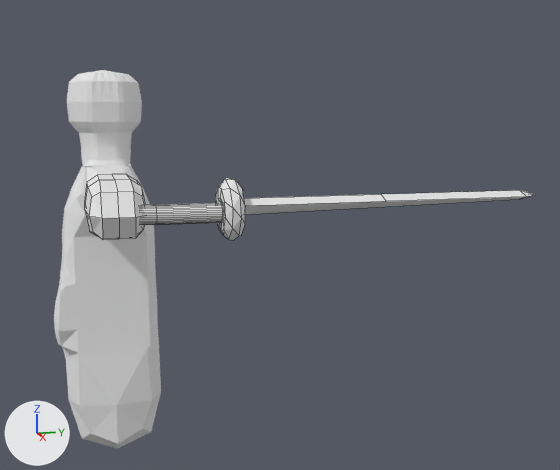
Renders of the Blender file Assets/Models/Player.blend from each side of a commit.
Both versions are drawn from a camera (50 mm lens) standing at (6.4, -5.58, 5.14) and looking at (-4.66, -2.79, 3.39). The axes (+X, +Y, +Z) are drawn at lower left. The lights are the same throughout. Mesh edges are drawn as thin lines on the coarser meshes.

In view in the first picture: 'Player', 'Sword'.
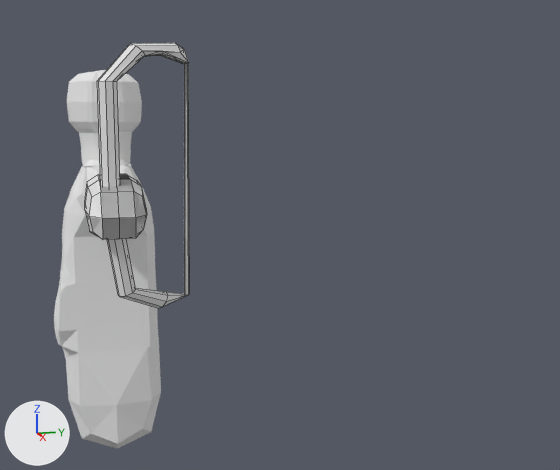
Changed parts and their boxes [x1, y1, x2, y2] in the pictures (560 x 470 px):
'Sword', hidden: before [85, 174, 535, 240]
'Bow ', added: after [85, 43, 189, 308]

The change in detail:
Mesh me_cube_006 is new.
It has 196 vertices, 167 faces, 37 loose edges and spans x 0.8..3.58, y -1.35..1.08, z -0.18..1.82.
It uses material mat_material (its picture is missing).
Object 'Sword' (ob_sword) is rescaled from (1.01, 0.735, 1.64) to (1.0, 1.0, 1.0).
Object 'Sword' (ob_sword) moves from (-4.85, -5.23, 3.32) to (0.0, 0.0, 0.0).
Object 'Sword' (ob_sword) is now hidden.
Object 'Bow ' (ob_bow_1) is new; it shows me_cube_006.
Its location is (-4.85, -5.23, 3.32).
Its scale is (1.01, 0.735, 1.64).
